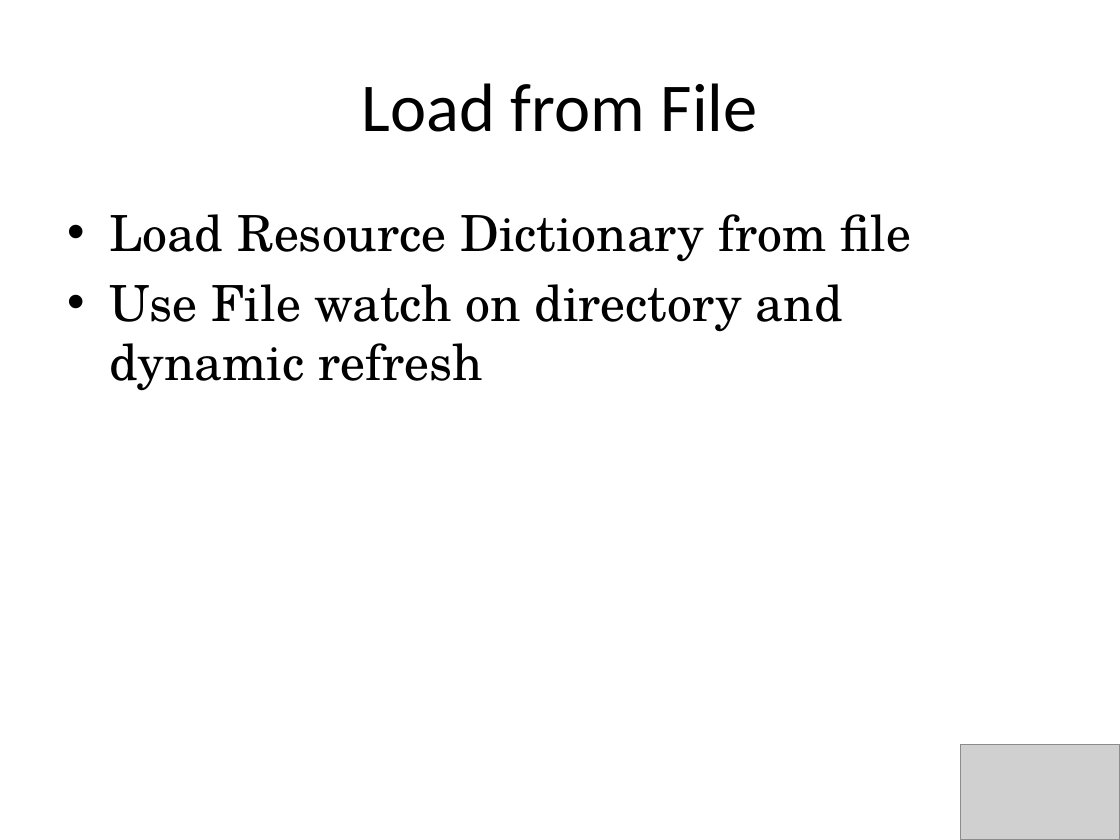
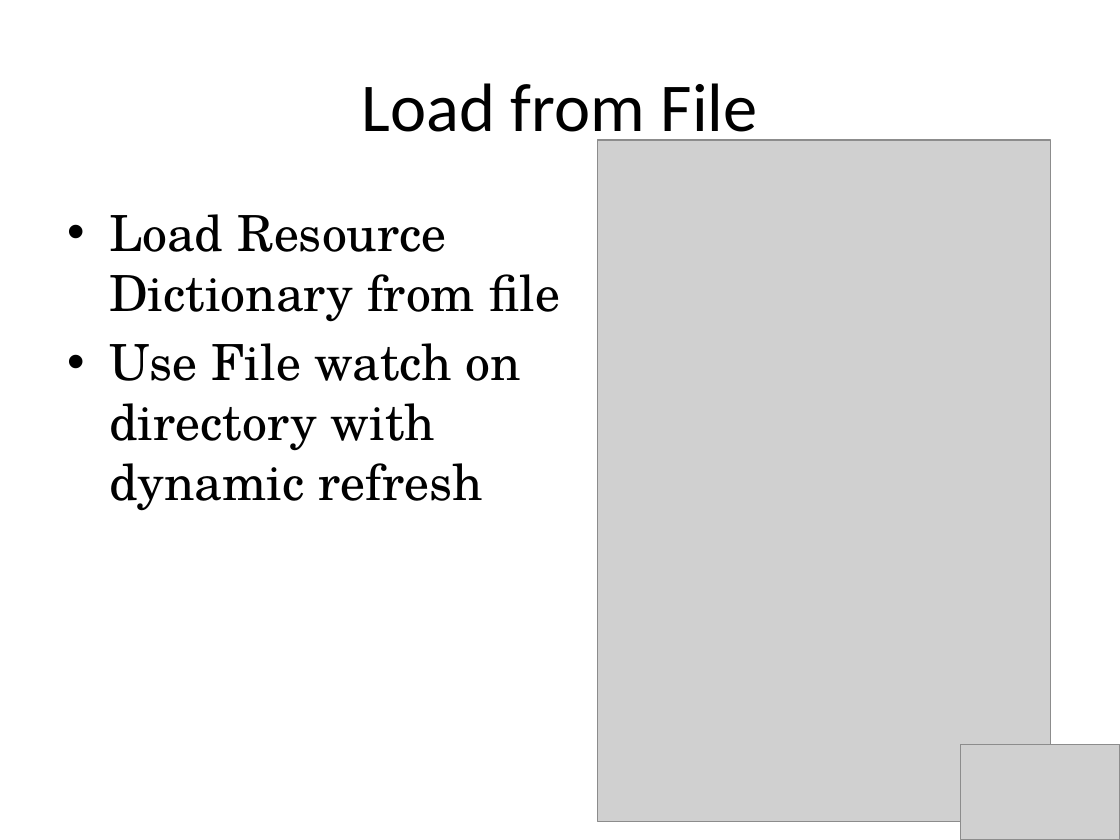
Before and after one commit to RookieOne/JBsWpfExamples, a slide deck: slide 38 of Adv WPF Workshop.pptx (slide 37 before the commit). Drawn at 1120x840 pixels with LibreOffice and Linux fonts; fonts in the diff are those of the drawing; grey boxes stand for pictures. Boxes give left, top, right and bottom in pixels: in the first picture for what was removed or moved away, otherwise in the second. Text is boxed around its words. In the diff, an @@ line names an element or a change of style, - is before the commit and + after.

```diff
--- a/Adv WPF Workshop.pptx
+++ b/Adv WPF Workshop.pptx
@@ picture added at (597,140,1049,821) @@
@@ text at (109,343,520,511): text changed @@
-• Use File watch on directory and dynamic refresh
+• Use File watch on directory with dynamic refresh
```
Also in this commit, not shown: 30 other slides changed, 8 slides added, 8 slides removed, 8 other files.
